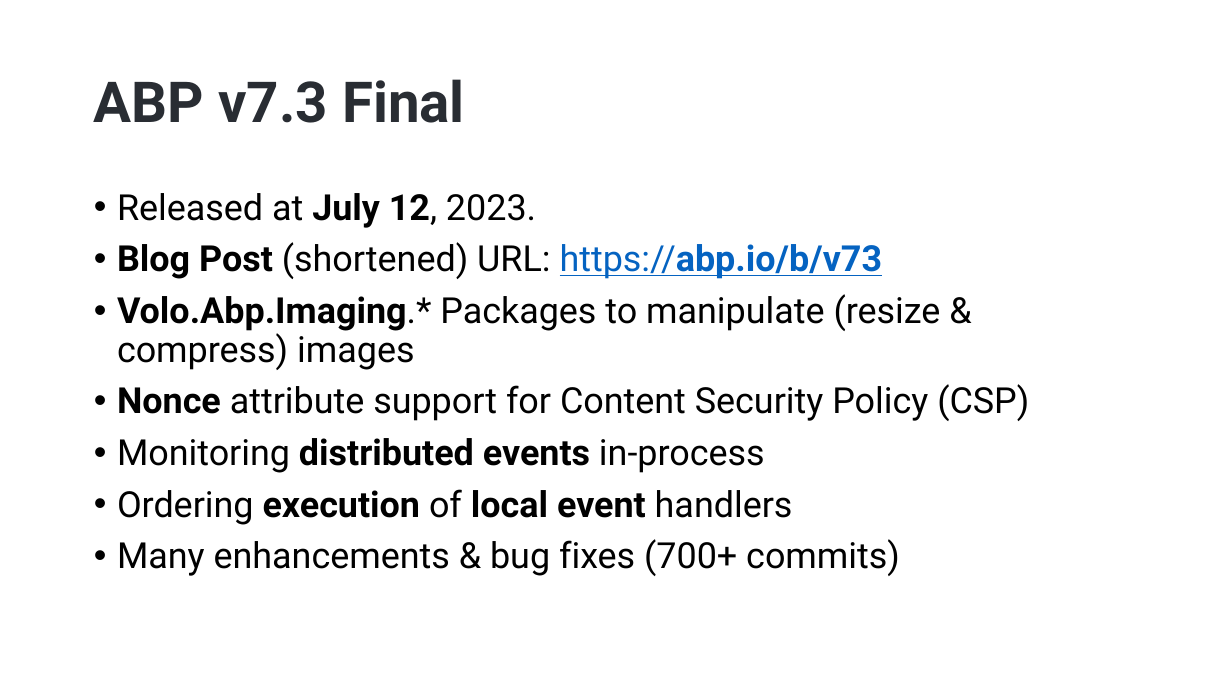
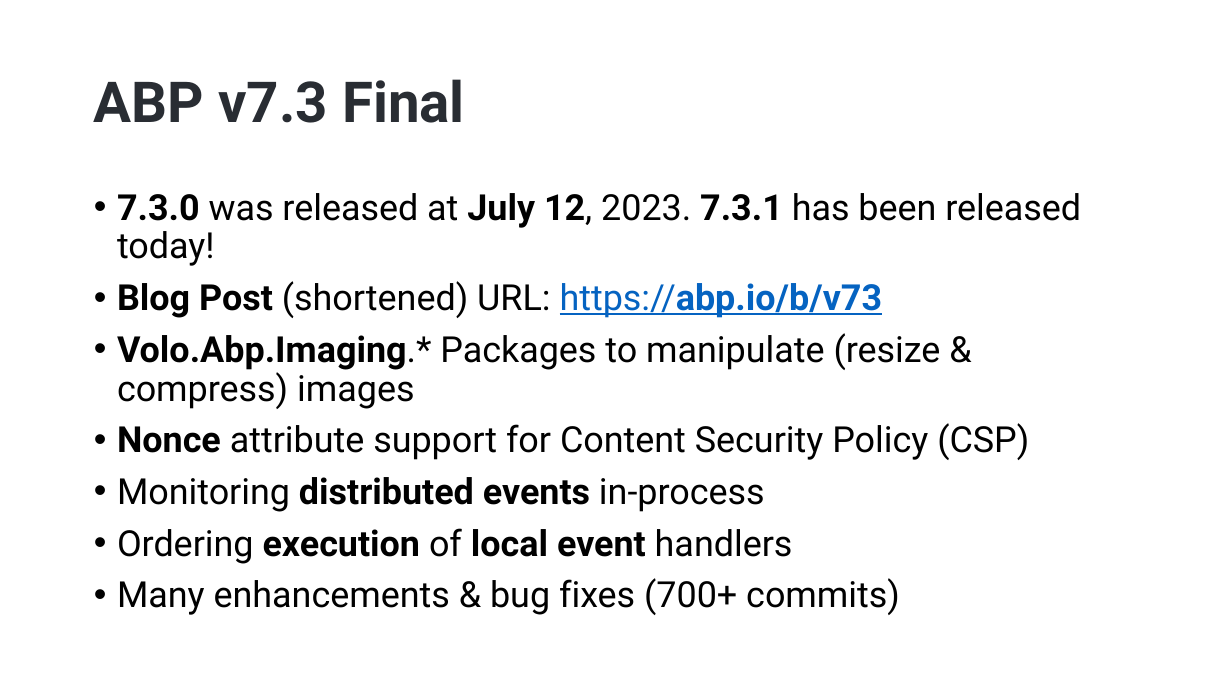
Before and after one commit to hikalkan/presentations, a slide deck: slide 4 of 2023-07-27 ABP Community Talks 2023.5/ABP Mobile Options.pptx. Drawn at 1232x693 pixels with LibreOffice and Linux fonts; fonts in the diff are those of the drawing; background and template pictures are left out. Boxes give left, top, right and bottom in pixels: in the first picture for what was removed or moved away, otherwise in the second. Text is boxed around its words. In the diff, an @@ line names an element or a change of style, - is before the commit and + after.

```diff
--- a/2023-07-27 ABP Community Talks 2023.5/ABP Mobile Options.pptx
+++ b/2023-07-27 ABP Community Talks 2023.5/ABP Mobile Options.pptx
@@ text at (117, 193, 1081, 266): text changed @@
-• Released at July 12, 2023.
+• 7.3.0 was released at July 12, 2023. 7.3.1 has been released today!
```
Also in this commit, not shown: 2 other slides changed.
